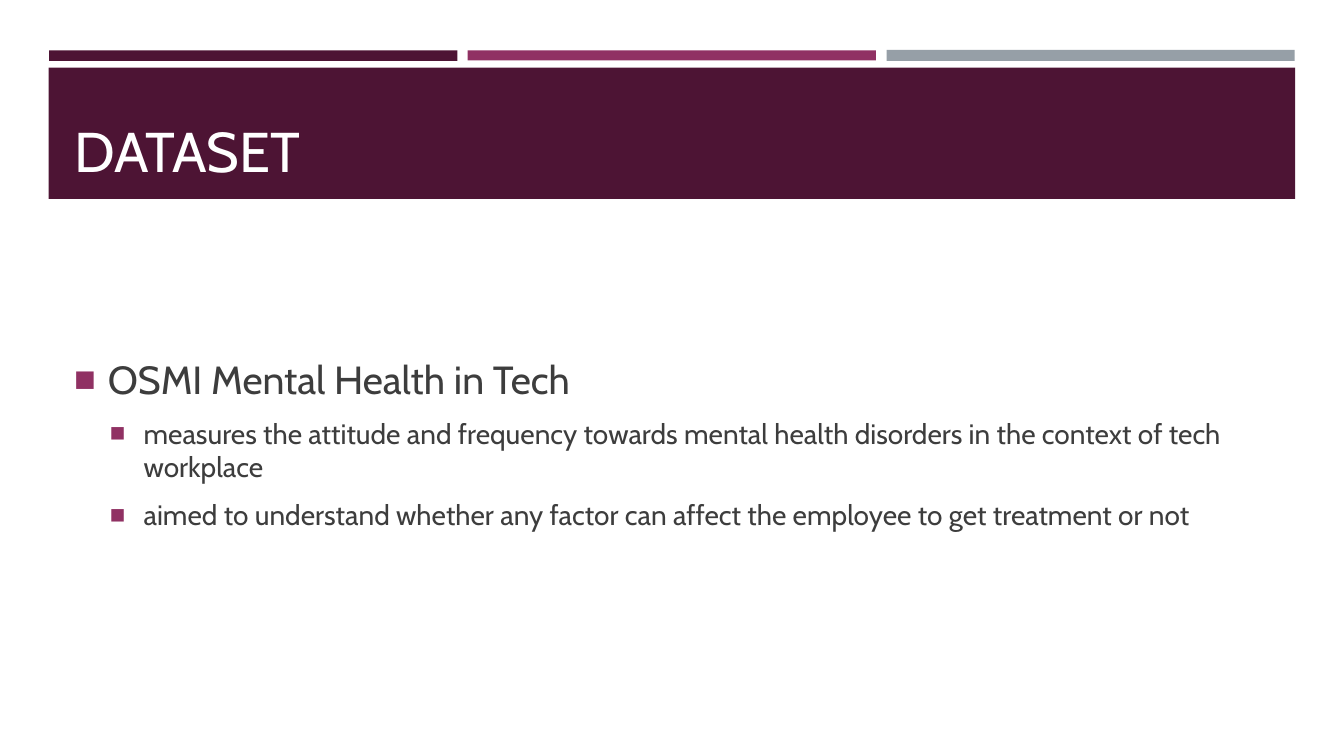
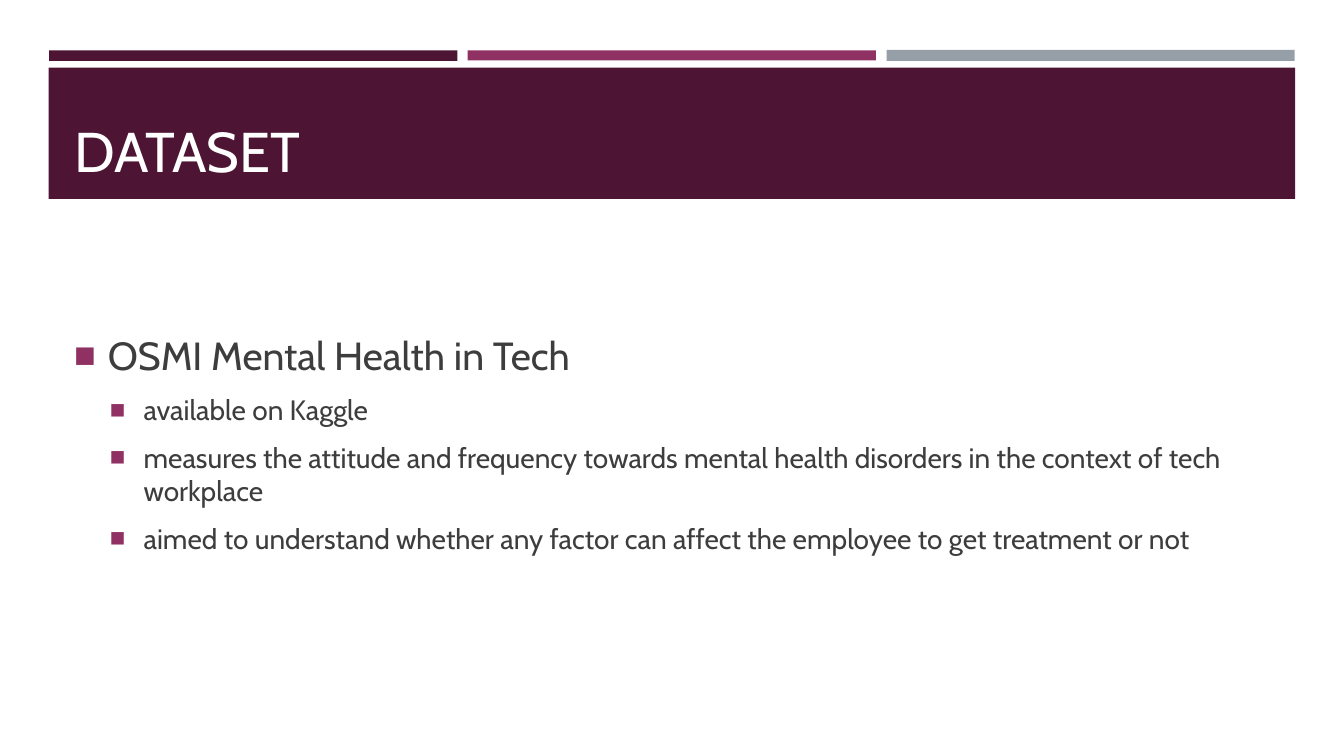
Before and after one commit to stefanopc/Mental-Health-Tech-Prediction, a slide deck: slide 2 of ProjectWorkPPT.pptx. Drawn at 1344x756 pixels with LibreOffice and Linux fonts; fonts in the diff are those of the drawing. Boxes give left, top, right and bottom in pixels: in the first picture for what was removed or moved away, otherwise in the second. Text is boxed around its words. In the diff, an @@ line names an element or a change of style, - is before the commit and + after.

```diff
--- a/ProjectWorkPPT.pptx
+++ b/ProjectWorkPPT.pptx
@@ text at (144,399,368,426): paragraph added @@
+  ■ available on Kaggle
```
Also in this commit, not shown: 3 other slides changed.
